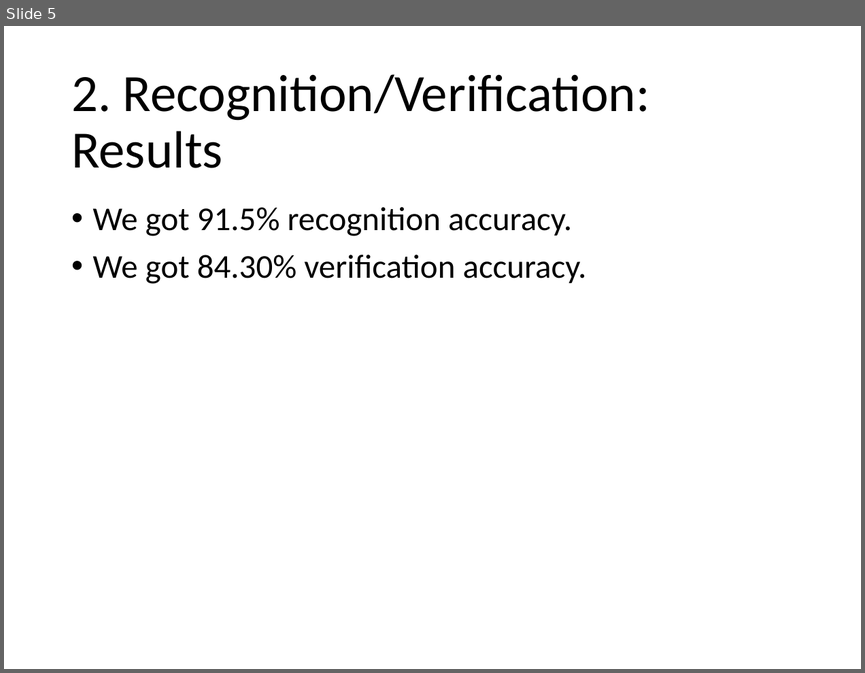
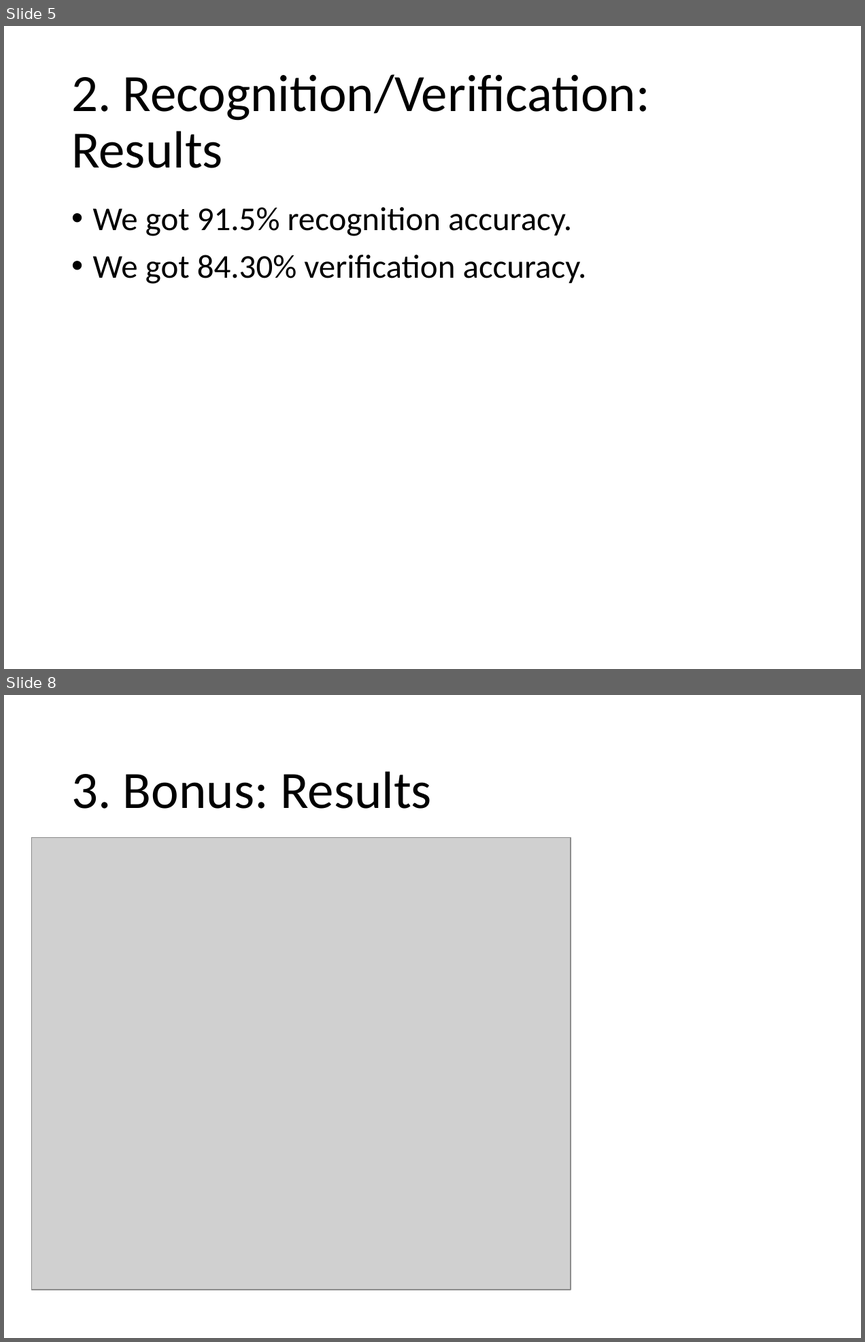
Before and after one commit to saravanabalagi/face_id, a slide deck: face_detectives_v1.0.pptx. Shown one above the other, each under a label of ours: slide 5 before the commit, slides 5 and 8 after it; the slides between them are not shown. The pictures are 865x673 and 865x1342 pixels, drawn with LibreOffice and Linux fonts; fonts in the diff are those of the drawing; grey boxes stand for pictures. Boxes give left, top, right and bottom in pixels: in the first picture for what was removed or moved away, otherwise in the second. Text is boxed around its words. In the diff, an @@ line names an element or a change of style, - is before the commit and + after.

```diff
--- a/face_detectives_v1.0.pptx
+++ b/face_detectives_v1.0.pptx
@@ slide 8 added at (4,695,861,1338), background #FFFFFF @@
@@ title added at (71,771,432,809), 44 pt, text #000000 @@
+3. Bonus: Results
@@ picture added at (31,837,570,1289) @@
```
Also in this commit, not shown: 3 slides changed.
